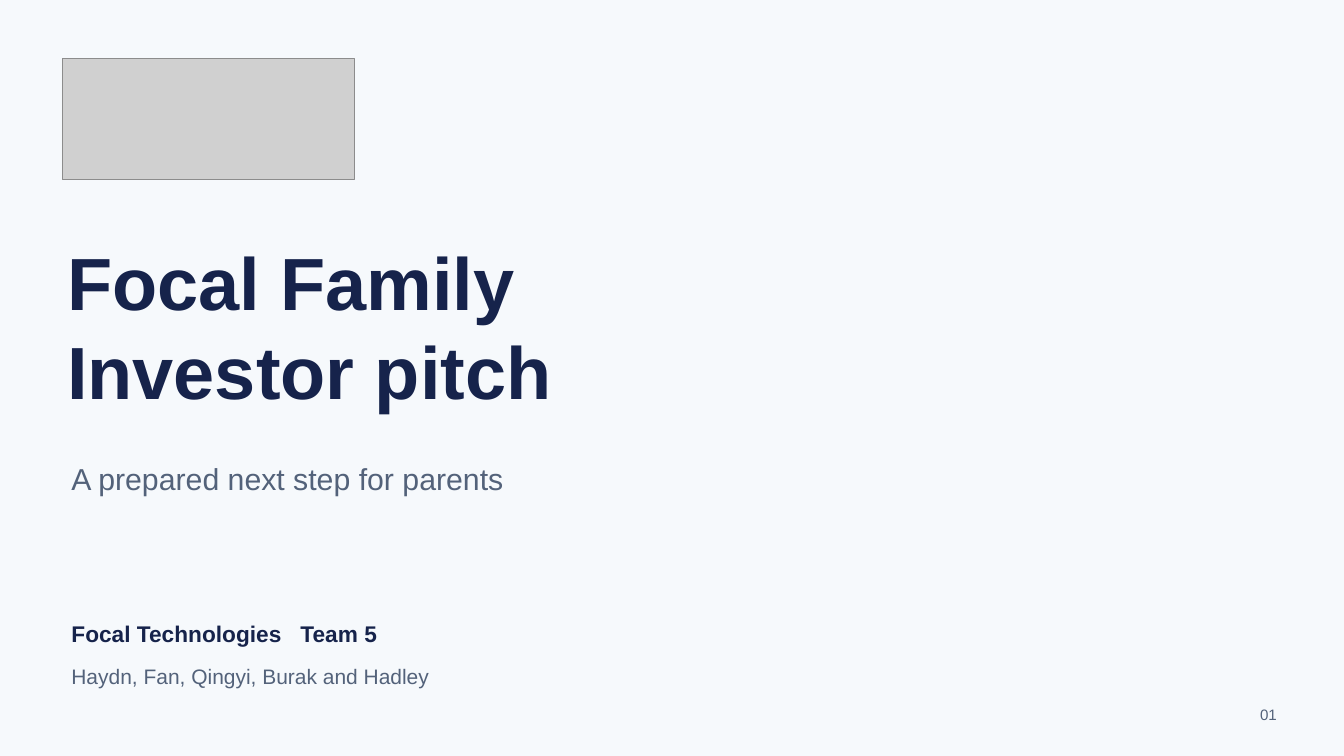
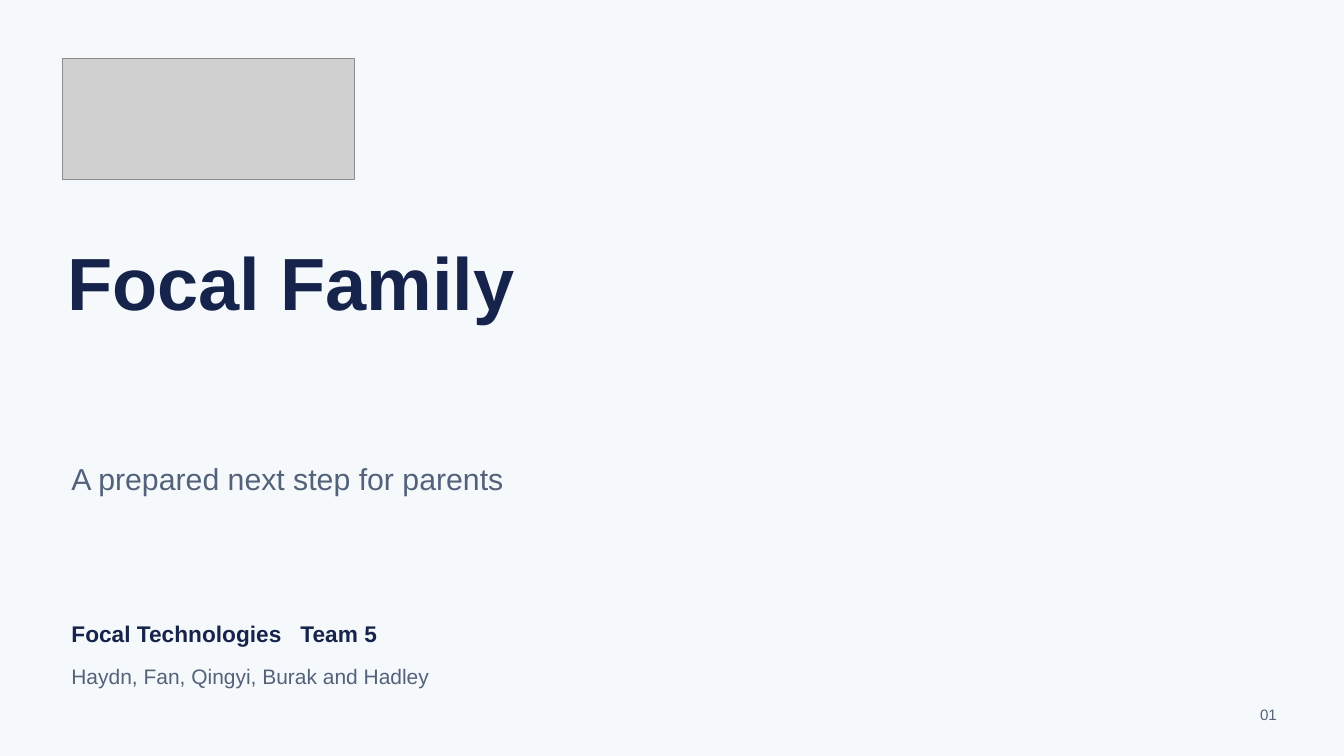
Before and after one commit to haydn-s/focal-technologies, a slide deck: slide 1 of docs/presentations/executive-pitch/Focal Family Executive Pitch - Final 12min.pptx. Drawn at 1344x756 pixels with LibreOffice and Linux fonts; fonts in the diff are those of the drawing; grey boxes stand for pictures. Boxes give left, top, right and bottom in pixels: in the first picture for what was removed or moved away, otherwise in the second. Text is boxed around its words. In the diff, an @@ line names an element or a change of style, - is before the commit and + after.

```diff
--- a/docs/presentations/executive-pitch/Focal Family Executive Pitch - Final 12min.pptx
+++ b/docs/presentations/executive-pitch/Focal Family Executive Pitch - Final 12min.pptx
@@ text at bbox=[67, 345, 551, 413]: paragraph removed @@
-Investor pitch
```
Also in this commit, not shown: 18 other slides changed, 10 other files.
